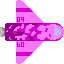
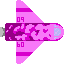
Two versions of the same layered image (64x64). Layer-by-layer changes:
painted on "Layer 1" over (x1=10, y1=23, x2=50, y2=41)
